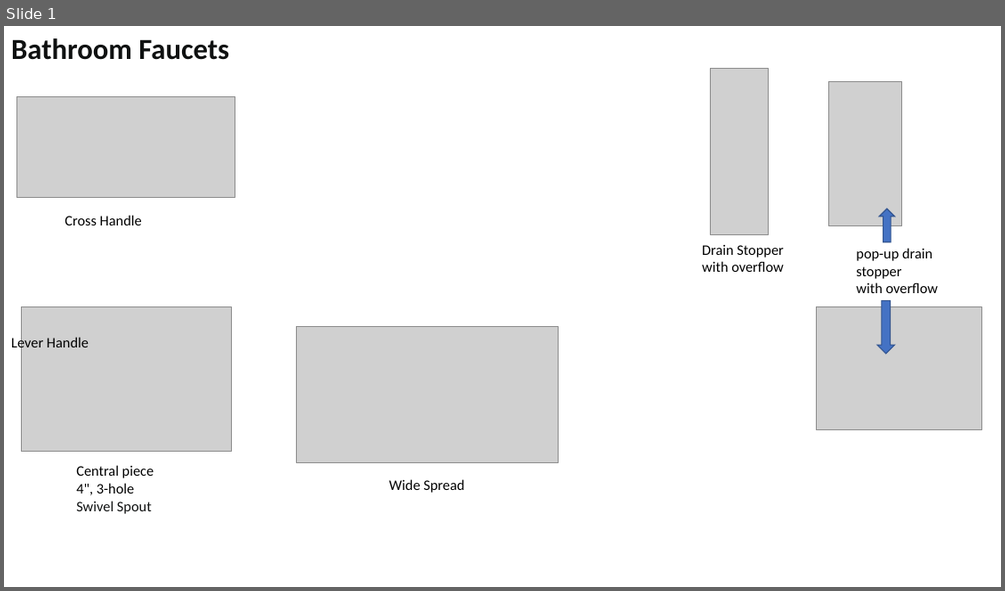
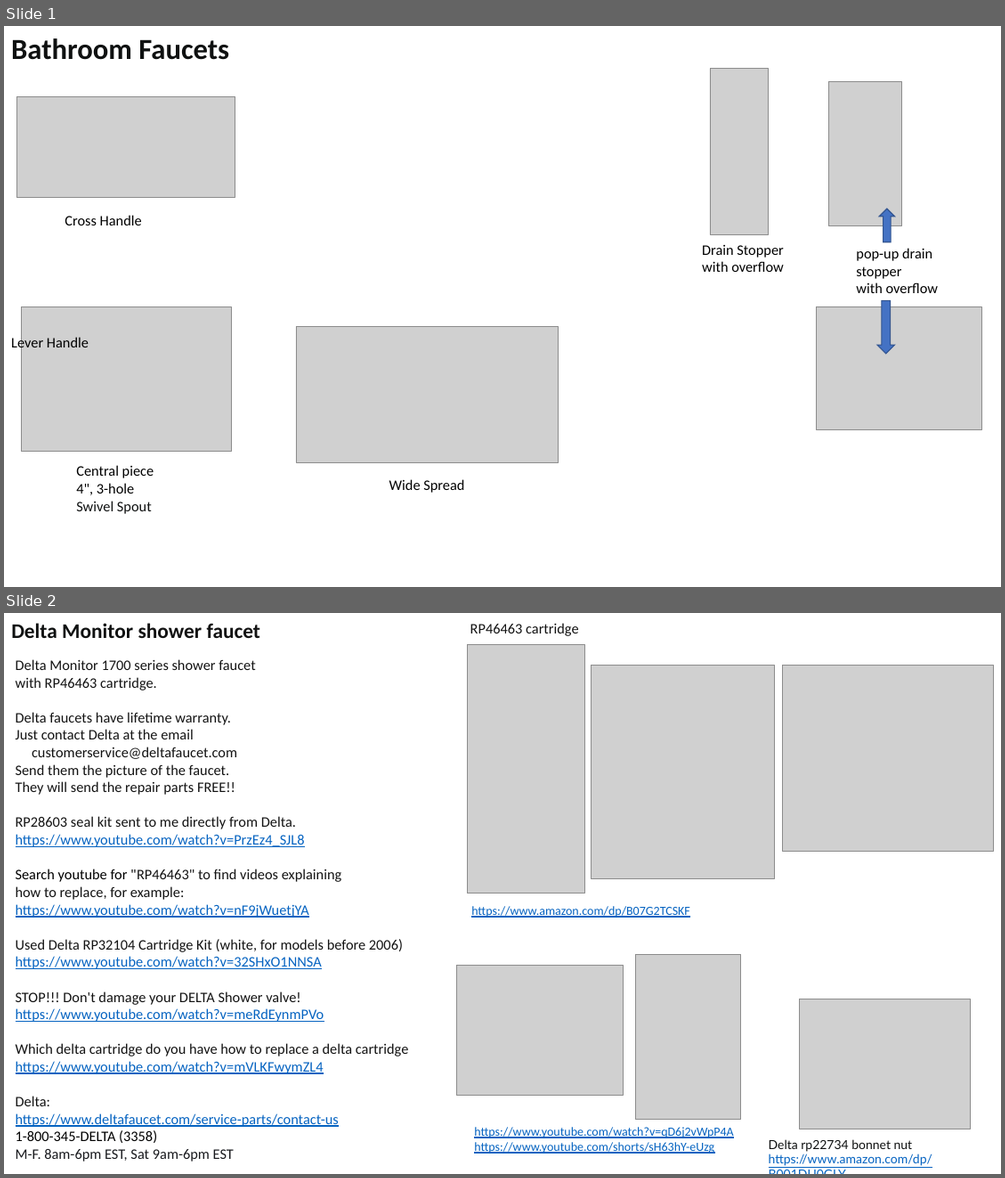
Before and after one commit to lselector/misc_farm, a slide deck: faucets.pptx. Shown one above the other, each under a label of ours: slide 1 before the commit, slides 1 and 2 after it. The pictures are 1005x591 and 1005x1178 pixels, drawn with LibreOffice and Linux fonts; fonts in the diff are those of the drawing; grey boxes stand for pictures. Boxes give left, top, right and bottom in pixels: in the first picture for what was removed or moved away, otherwise in the second. Text is boxed around its words. In the diff, an @@ line names an element or a change of style, - is before the commit and + after.

Commit message:
update

```diff
--- a/faucets.pptx
+++ b/faucets.pptx
@@ slide 2 added at box(4, 613, 1001, 1174), background #FFFFFF @@
@@ text added at box(11, 623, 261, 638), 20 pt, text #0F1111, bold @@
+Delta Monitor shower faucet
@@ text added at box(470, 623, 579, 636), 14 pt, text #131313 @@
+RP46463 cartridge
@@ text added at box(16, 659, 409, 1161), 14 pt, text #131313 @@
+Delta Monitor 1700 series shower faucet
+with RP46463 cartridge.
+Delta faucets have lifetime warranty.
+Just contact Delta at the email
+customerservice@deltafaucet.com
+Send them the picture of the faucet.
+They will send the repair parts FREE!!
+RP28603 seal kit sent to me directly from Delta.
+https://www.youtube.com/watch?v=PrzEz4_SJL8
+Search youtube for "RP46463" to find videos explaining
+how to replace, for example:
+https://www.youtube.com/watch?v=nF9jWuetjYA
+Used Delta RP32104 Cartridge Kit (white, for models before 2006)
+https://www.youtube.com/watch?v=32SHxO1NNSA
+STOP!!! Don't damage your DELTA Shower valve!
+https://www.youtube.com/watch?v=meRdEynmPVo
+Which delta cartridge do you have how to replace a delta cartridge
+https://www.youtube.com/watch?v=mVLKFwymZL4
+Delta:
+https://www.deltafaucet.com/service-parts/contact-us
+1-800-345-DELTA (3358)
+M-F. 8am-6pm EST, Sat 9am-6pm EST
@@ picture added at box(467, 644, 584, 892) @@
@@ picture added at box(591, 665, 775, 878) @@
@@ picture added at box(783, 665, 994, 850) @@
@@ text added at box(471, 906, 690, 917), 12 pt, text #0563C1, underline @@
+https://www.amazon.com/dp/B07G2TCSKF
@@ picture added at box(635, 954, 741, 1119) @@
@@ picture added at box(456, 965, 623, 1094) @@
@@ picture added at box(800, 999, 971, 1128) @@
@@ text added at box(474, 1127, 733, 1153), 12 pt, text #0563C1, underline @@
+https://www.youtube.com/watch?v=qD6j2vWpP4A
+https://www.youtube.com/shorts/sH63hY-eUzg
@@ text added at box(769, 1139, 932, 1166), 12 pt, text #0563C1, underline @@
+Delta rp22734 bonnet nut
+https://www.amazon.com/dp/B001DU0GLY
```
